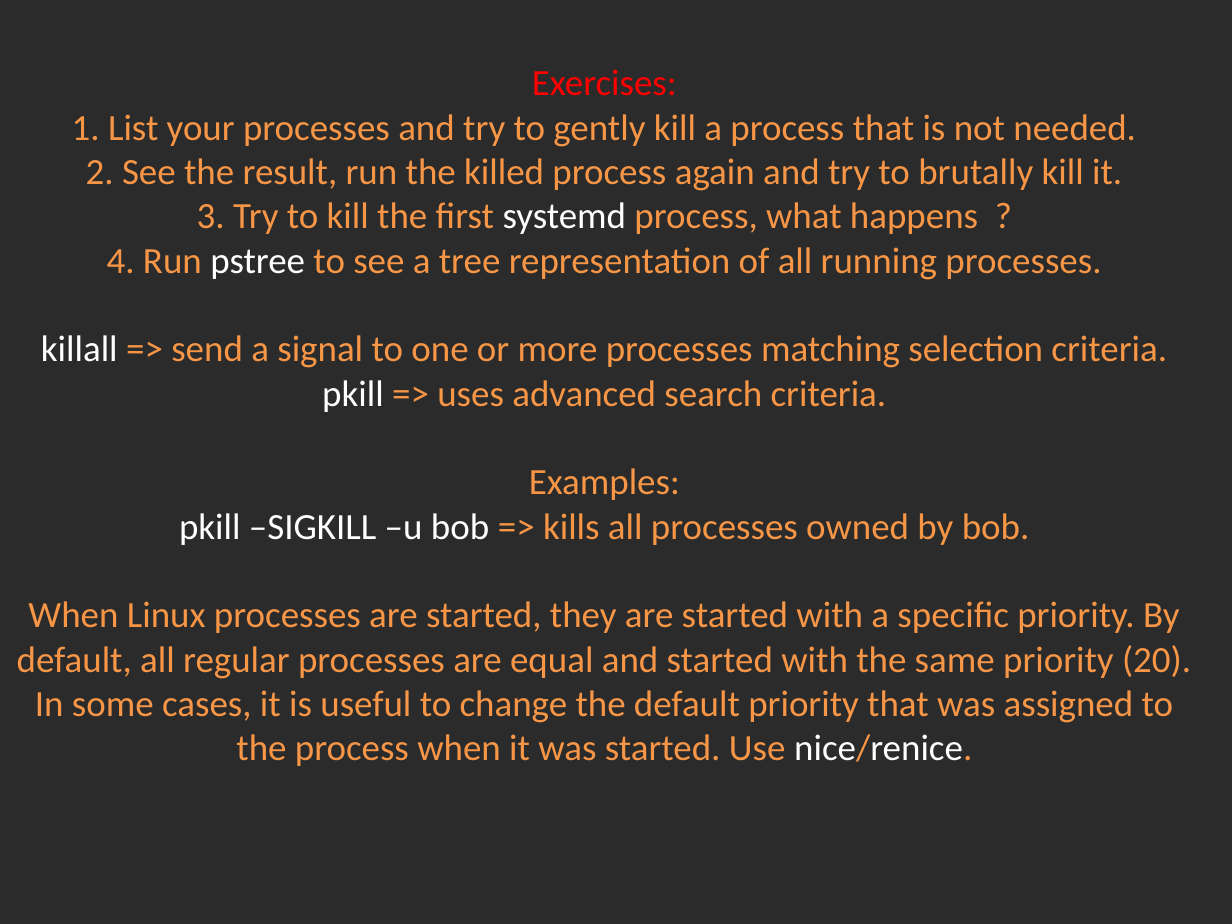
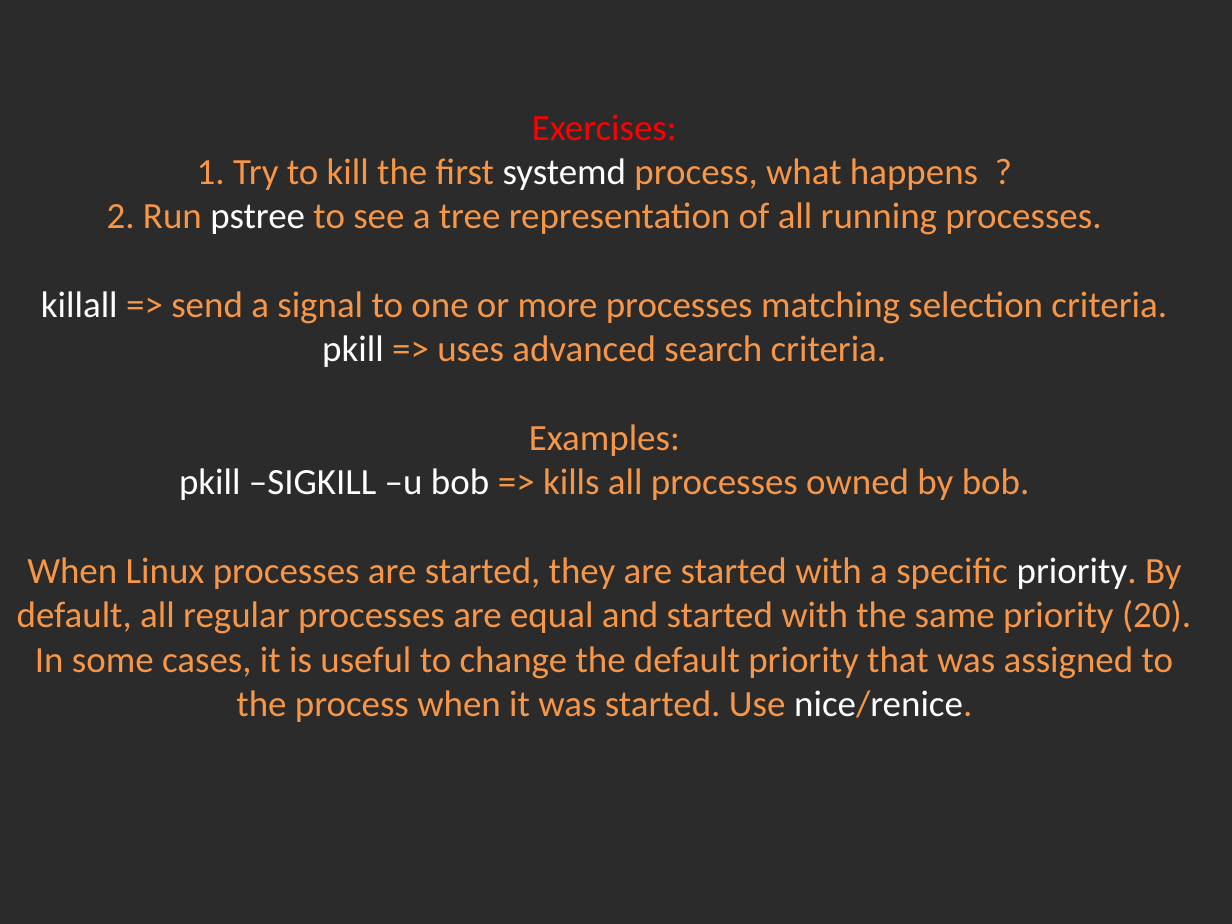
Before and after one commit to Academy-Soft-Intellect/Linux-Course, a slide deck: slide 8 of 07.Processes/07-Processes.pptx. Drawn at 1232x924 pixels with LibreOffice and Linux fonts; fonts in the diff are those of the drawing; background and template pictures are left out; a plain dark background stands for a picture behind light text. Boxes give left, top, right and bottom in pixels: in the first picture for what was removed or moved away, otherwise in the second. Text is boxed around its words. In the diff, an @@ line names an element or a change of style, - is before the commit and + after.

Commit message:
Modified presentation

```diff
--- a/07.Processes/07-Processes.pptx
+++ b/07.Processes/07-Processes.pptx
@@ title at <box>17,114,1191,722</box>: text changed @@
-Exercises:
-1. List your processes and try to gently kill a process that is not needed.
-2. See the result, run the killed process again and try to brutally kill it.
-3. Try to kill the first systemd process, what happens ?
-4. Run pstree to see a tree representation of all running processes.
-killall => send a signal to one or more processes matching selection criteria.
-pkill => uses advanced search criteria.
-Examples:
-pkill –SIGKILL –u bob => kills all processes owned by bob.
-When Linux processes are started, they are started with a specific priority. By default, all regular processes are equal and started with the same priority (20). In some cases, it is useful to change the default priority that was assigned to the process when it was started. Use nice/renice.
+Exercises:
+1. Try to kill the first systemd process, what happens ?
+2. Run pstree to see a tree representation of all running processes.
+killall => send a signal to one or more processes matching selection criteria.
+pkill => uses advanced search criteria.
+Examples:
+pkill –SIGKILL –u bob => kills all processes owned by bob.
+When Linux processes are started, they are started with a specific priority. By default, all regular processes are equal and started with the same priority (20). In some cases, it is useful to change the default priority that was assigned to the process when it was started. Use nice/renice.
```
Also in this commit, not shown: 6 other slides changed, 2 other files.
